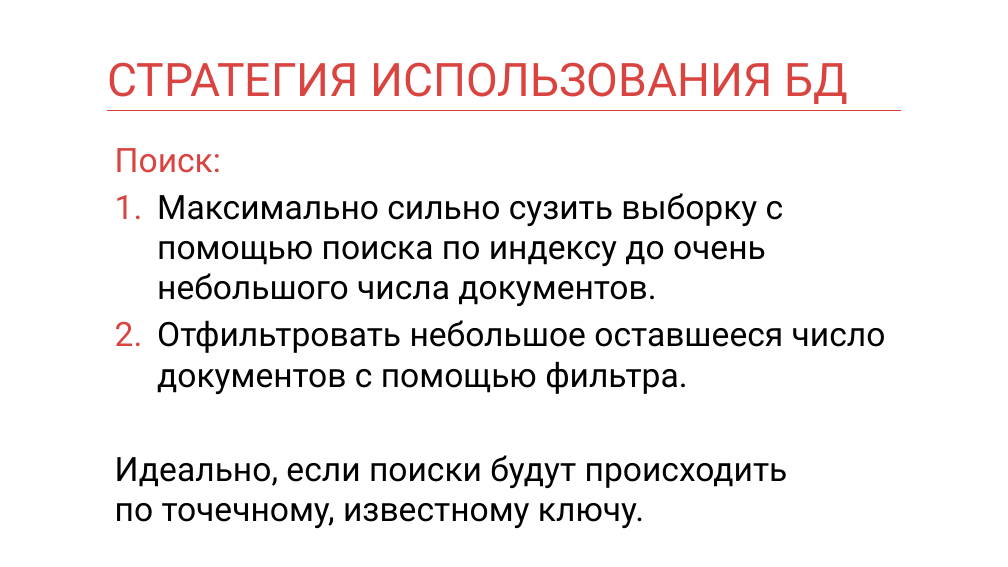
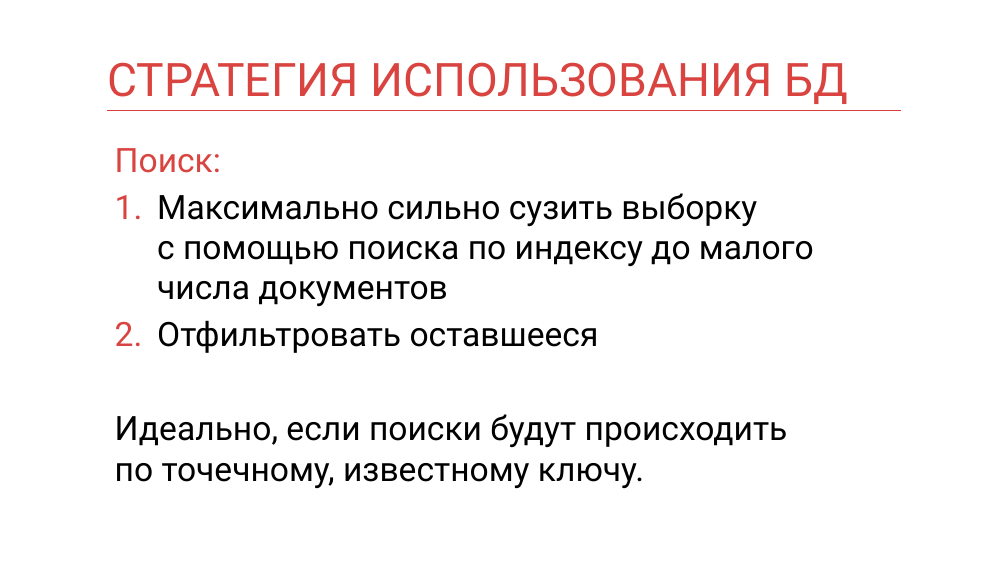
Before and after one commit to mnenorm74/web-game, a slide deck: slide 34 of db.pptx (slide 30 before the commit). Drawn at 1008x567 pixels with LibreOffice and Linux fonts; fonts in the diff are those of the drawing. Boxes give left, top, right and bottom in pixels: in the first picture for what was removed or moved away, otherwise in the second. Text is boxed around its words. In the diff, an @@ line names an element or a change of style, - is before the commit and + after.

```diff
--- a/db.pptx
+++ b/db.pptx
@@ text at bbox=[157, 193, 814, 353]: text changed @@
-1. Максимально сильно сузить выборку с помощью поиска по индексу до очень небольшого числа документов.
-2. Отфильтровать небольшое оставшееся число документов с помощью фильтра.
+1. Максимально сильно сузить выборку
+   с помощью поиска по индексу до малого числа документов
+2. Отфильтровать оставшееся
```
Also in this commit, not shown: 23 other slides changed, 13 slides added, 9 slides removed, 1 other file.
